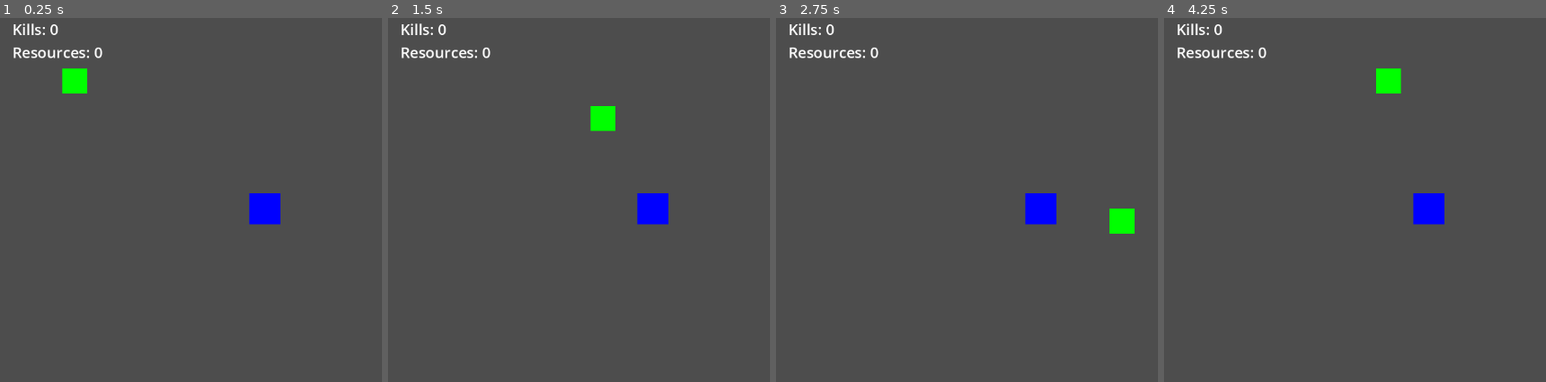
Above: before the commit, frames 1-4 (left to right).
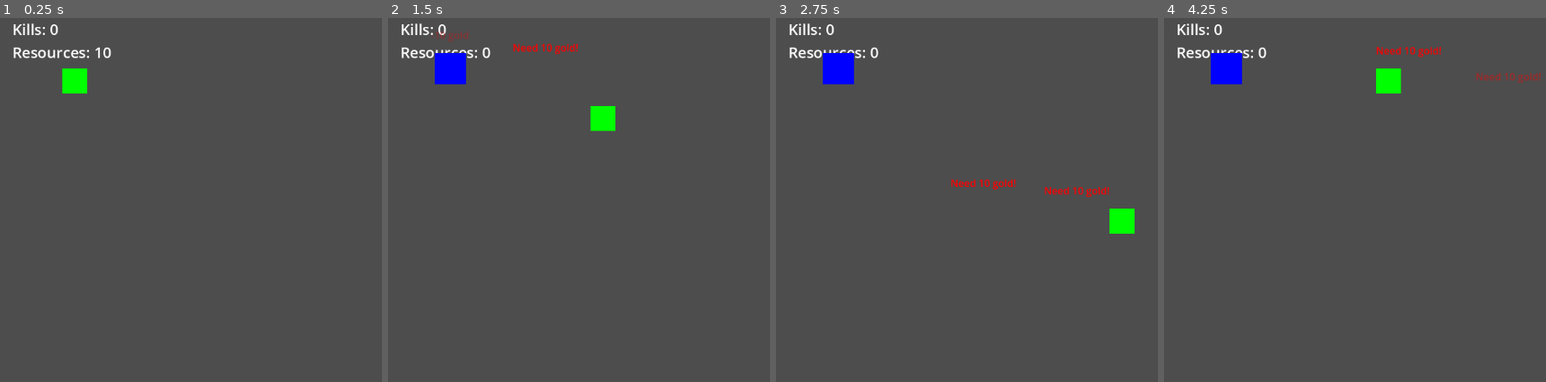
Above: after the commit, the same moments.

Repository: Sephon/testaiproject
Game: Godot game, scene res://Main.tscn
Two runs of this game, one before a commit and one after it. Both use one fixed random seed, a clock stepped at 60 frames per second and the inputs below.
Inputs:
- Up to frame 1 (0.25 s): no input
- Up to frame 2 (1.5 s): tap Enter at 0.5 s; hold Right (ui_right) 0.53-1.28 s; hold B 0.53-1.28 s; tap Space (ui_select) at 0.77, 0.8, 1.07, 1.35 s; hold Down (ui_down) from 1.28 s (still down)
- Up to frame 3 (2.75 s): tap Space (ui_select) at 1.52, 1.82, 2.3 s; tap B at 1.55 s; release Down (ui_down) at 2.03 s; hold Right (ui_right) from 2.03 s (still down); hold B from 2.03 s (still down)
- Up to frame 4 (4.25 s): release Right (ui_right) at 2.78 s; release B at 2.78 s; hold Up (ui_up) 2.78-3.53 s; tap B at 2.85 s; tap Space (ui_select) at 3.02, 3.32, 3.6, 3.77, 4.07 s; hold Left (ui_left) from 3.53 s (still down)

The runs differ from the first frame. In frame 1, 0.8% of the frame differs, in the area x 24-74%, y 7-57%; in frame 2, 1.7%; in frame 3, 1.8%, in the area x 12-88%, y 9-57%; in frame 4, 1.8%.

Commit message:
Moved code to Tower and removed default tower, also fixed bullet-issue

Diff:
--- a/testaiproject/Bullet.gd
+++ b/testaiproject/Bullet.gd
@@ -43,7 +43,8 @@
 				return
 
 	# Remove bullet if it goes off screen
-	if position.x < -100 or position.x > 1200 or position.y < -100 or position.y > 800:
+	var screen_rect = get_viewport().get_visible_rect()
+	if not screen_rect.has_point(position):
 		queue_free()
 
 func _on_body_entered(body):
--- a/testaiproject/Main.gd
+++ b/testaiproject/Main.gd
@@ -1,11 +1,16 @@
 extends Node2D
 
 var player_speed = 300
-var tower_range = 200
 var bullet_speed = 400
 var bullet_scene = preload("res://Bullet.tscn")
 var enemy_scene = preload("res://Enemy.tscn")
 var resource_node_scene = preload("res://ResourceNode.tscn")
+var tower_scene = preload("res://Tower.tscn")
+
+# Tower placement variables
+var tower_cost = 10
+var tower_placement_cooldown = 0.5  # Seconds between tower placements
+var last_tower_placement = 0.0
 
 # UI variables
 var kills = 0
@@ -18,17 +23,13 @@
 var screen_margin = 50  # Keep enemies away from screen edges
 
 # Resource variables
-var resources = 0
+var resources = 10  # Start with 10 resources
 var resource_spawn_timer = 0.0
 var resource_spawn_interval = 10.0  # Spawn resource node every 10 seconds
 var max_resource_nodes = 5  # Maximum number of resource nodes at once
 
 # Floating text variables
 var floating_text_scene = preload("res://FloatingText.tscn")
-
-# Turret cooldown variables
-var last_shot_time = 0.0
-var shot_cooldown = 0.5  # Time between shots in seconds
 
 # Player variables
 var player_dead = false
@@ -40,7 +41,6 @@
 func _ready() -> void:
 	# Initialize game objects
 	$Player.position = Vector2(100, 100)
-	$Tower.position = Vector2(400, 300)
 
 	# Create UI label
 	ui_label = Label.new()
@@ -56,6 +56,13 @@
 
 # Called every frame. 'delta' is the elapsed time since the previous frame.
 func _process(delta: float) -> void:
+	# Handle tower placement
+	if Input.is_action_just_pressed("ui_select") or Input.is_key_pressed(KEY_B):  # B key or space
+		var current_time = Time.get_ticks_msec() / 1000.0
+		if current_time - last_tower_placement >= tower_placement_cooldown:
+			place_tower()
+			last_tower_placement = current_time
+
 	# Handle enemy spawning
 	if not player_dead:
 		spawn_timer += delta
@@ -110,24 +117,6 @@
 				$Player.queue_free()
 			player_destroyed = true
 
-	# Tower shooting with cooldown
-	var current_time = Time.get_ticks_msec() / 1000.0  # Convert to seconds
-	if (current_time - last_shot_time) >= shot_cooldown:
-		# Find closest enemy in range
-		var closest_enemy = null
-		var closest_distance = tower_range
-
-		for enemy in get_tree().get_nodes_in_group("enemies"):
-			if is_instance_valid(enemy):
-				var distance = $Tower.position.distance_to(enemy.position)
-				if distance < closest_distance:
-					closest_enemy = enemy
-					closest_distance = distance
-
-		if closest_enemy:
-			shoot_at_enemy(closest_enemy)
-			last_shot_time = current_time
-
 func get_valid_spawn_position() -> Vector2:
 	var viewport_size = get_viewport_rect().size
 	var position = Vector2.ZERO
@@ -255,3 +244,30 @@
 func update_ui() -> void:
 	if ui_label:
 		ui_label.text = "Kills: " + str(kills) + "\nResources: " + str(resources)
+
+func place_tower() -> void:
+	if resources >= tower_cost and is_instance_valid($Player):
+		# Create new tower
+		var new_tower = tower_scene.instantiate()
+		add_child(new_tower)
+		new_tower.position = $Player.position
+
+		# Deduct resources
+		resources -= tower_cost
+		update_ui()
+
+		# Show floating text for tower placement
+		var floating_text = floating_text_scene.instantiate()
+		add_child(floating_text)
+		floating_text.position = $Player.position + Vector2(0, -30)
+		floating_text.set_text("-" + str(tower_cost) + " gold")
+		floating_text.modulate = Color(1, 0, 0)  # Red color for spending
+
+		print("Tower placed at position: ", new_tower.position)
+	else:
+		# Show floating text for insufficient resources
+		var floating_text = floating_text_scene.instantiate()
+		add_child(floating_text)
+		floating_text.position = $Player.position + Vector2(0, -30)
+		floating_text.set_text("Need " + str(tower_cost) + " gold!")
+		floating_text.modulate = Color(1, 0, 0)  # Red color for error
--- a/testaiproject/Main.tscn
+++ b/testaiproject/Main.tscn
@@ -8,13 +8,6 @@
 [node name="Main" type="Node2D"]
 script = ExtResource("1_gnnvp")
 
-[node name="Tower" type="ColorRect" parent="."]
-offset_left = 400.0
-offset_top = 300.0
-offset_right = 450.0
-offset_bottom = 350.0
-color = Color(0, 0, 1, 1)
-
 [node name="Player" type="Area2D" parent="."]
 
 [node name="ColorRect" type="ColorRect" parent="Player"]
--- /dev/null
+++ b/testaiproject/Tower.gd
@@ -0,0 +1,46 @@
+extends Node2D
+
+var bullet_scene = preload("res://Bullet.tscn")
+var bullet_speed = 400
+var tower_range = 200
+var last_shot_time = 0.0
+var shot_cooldown = 0.5  # Time between shots in seconds
+
+func _ready():
+	# Create visual representation
+	var tower = ColorRect.new()
+	tower.size = Vector2(50, 50)  # 50x50 pixel square
+	tower.color = Color(0, 0, 1, 1)  # Blue color
+	tower.position = Vector2(-25, -25)  # Center the square
+	add_child(tower)
+
+func _process(delta):
+	# Tower shooting with cooldown
+	var current_time = Time.get_ticks_msec() / 1000.0  # Convert to seconds
+	if (current_time - last_shot_time) >= shot_cooldown:
+		# Find closest enemy in range
+		var closest_enemy = null
+		var closest_distance = tower_range
+
+		for enemy in get_tree().get_nodes_in_group("enemies"):
+			if is_instance_valid(enemy):
+				var distance = position.distance_to(enemy.position)
+				if distance < closest_distance:
+					closest_enemy = enemy
+					closest_distance = distance
+
+		if closest_enemy:
+			shoot_at_enemy(closest_enemy)
+			last_shot_time = current_time
+
+func shoot_at_enemy(target_enemy):
+	if not is_instance_valid(target_enemy):
+		return
+
+	var bullet = bullet_scene.instantiate()
+	get_parent().add_child(bullet)
+	bullet.position = position
+
+	# Calculate direction to enemy
+	var direction = (target_enemy.position - position).normalized()
+	bullet.velocity = direction * bullet_speed
--- /dev/null
+++ b/testaiproject/Tower.tscn
@@ -0,0 +1,6 @@
+[gd_scene load_steps=2 format=3 uid="uid://bsfir55i7lwgg"]
+
+[ext_resource type="Script" path="res://Tower.gd" id="1_tower"]
+
+[node name="Tower" type="Node2D"]
+script = ExtResource("1_tower")
